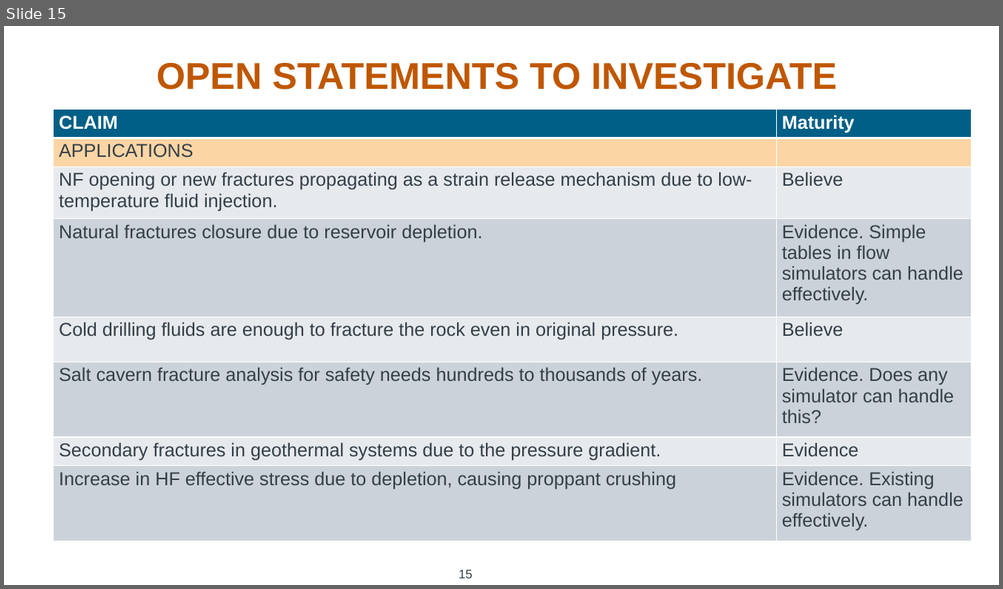
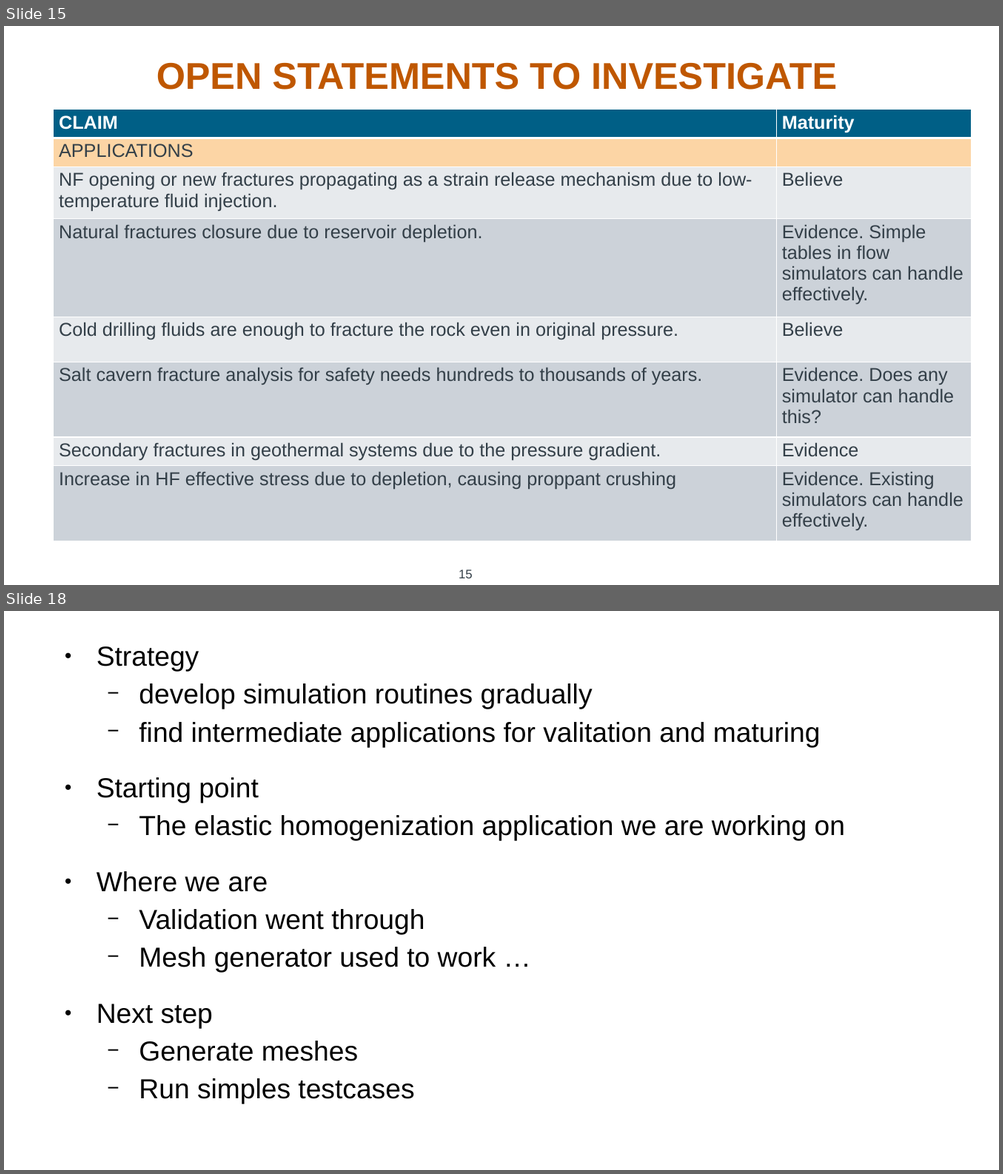
Before and after one commit to rebpoli/Doutorado, a slide deck: Research/Meeting/2024-05-03 - Lee Chin Visit/2024-05-07-Dynamic fracture - discussion with Lee Chin.pptx. Shown one above the other, each under a label of ours: slide 15 before the commit, slides 15 and 18 after it; the slides between them are not shown. The pictures are 1003x589 and 1003x1174 pixels, drawn with LibreOffice and Linux fonts; fonts in the diff are those of the drawing; background and template pictures are left out. Boxes give left, top, right and bottom in pixels: in the first picture for what was removed or moved away, otherwise in the second. Text is boxed around its words. In the diff, an @@ line names an element or a change of style, - is before the commit and + after.

```diff
--- a/Research/Meeting/2024-05-03 - Lee Chin Visit/2024-05-07-Dynamic fracture - discussion with Lee Chin.pptx
+++ b/Research/Meeting/2024-05-03 - Lee Chin Visit/2024-05-07-Dynamic fracture - discussion with Lee Chin.pptx
@@ slide 18 added at [4,611,999,1170], background #FFFFFF @@
@@ text added at [96,647,845,1105], 26.6 pt, text #000000 @@
+● Strategy
+  − develop simulation routines gradually
+  − find intermediate applications for valitation and maturing
+● Starting point
+  − The elastic homogenization application we are working on
+● Where we are
+  − Validation went through
+  − Mesh generator used to work …
+● Next step
+  − Generate meshes
+  − Run simples testcases
```
Also in this commit, not shown: 10 other slides added.
